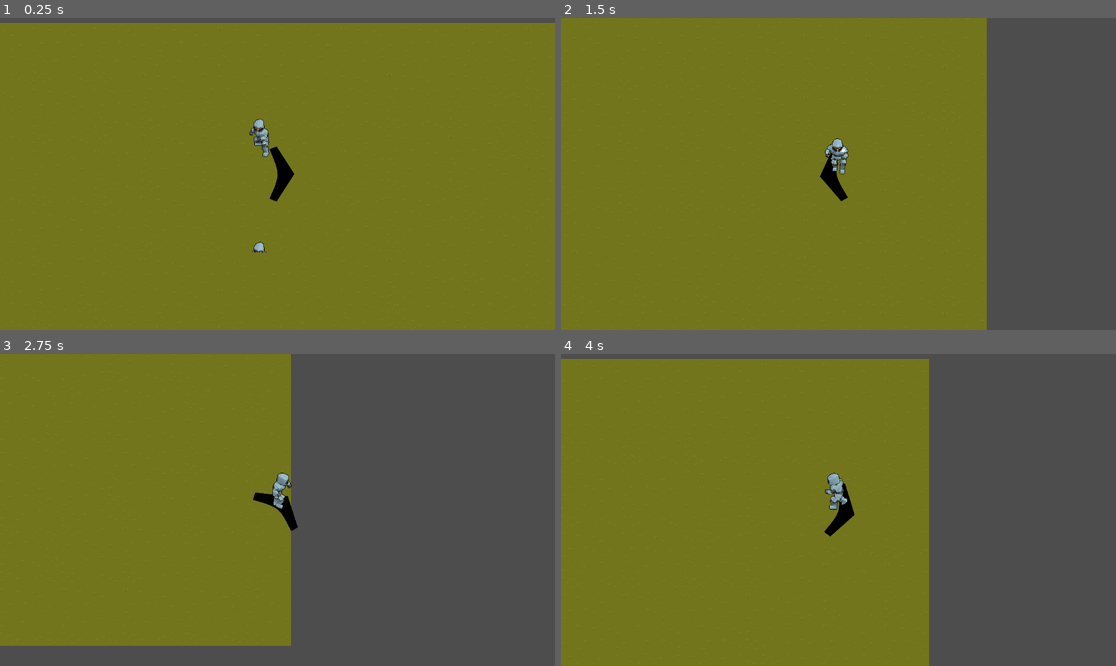
Above: before the commit, frames 1-4 (two rows, left to right).
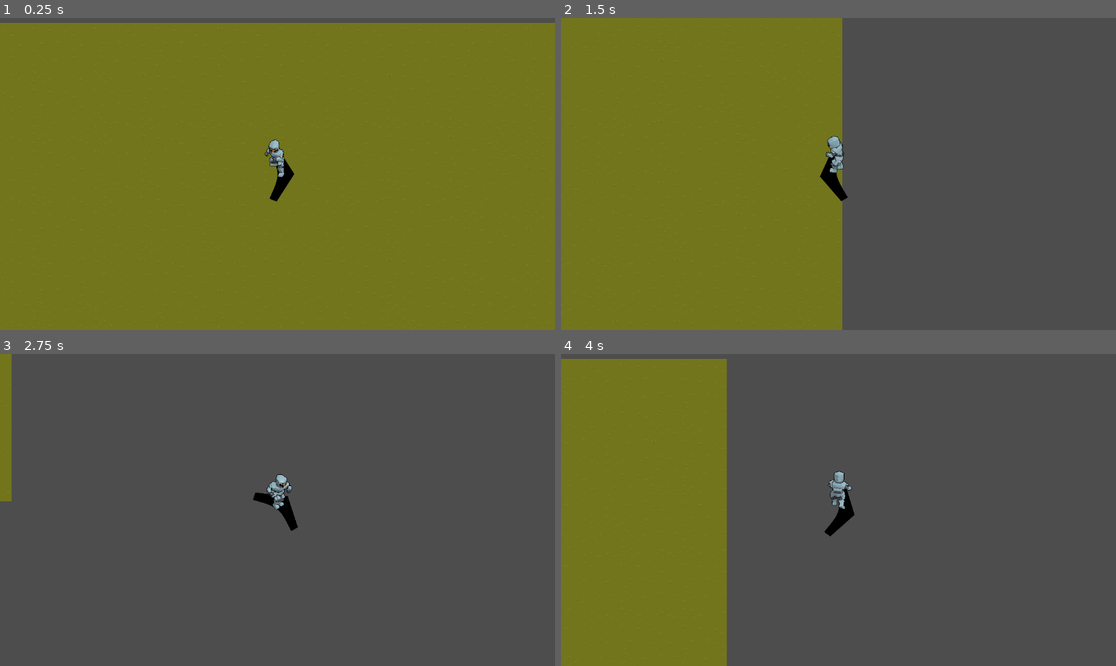
Above: after the commit, the same moments.

Repository: GabrielAsafe/gdt-topdown-
Game: Godot game, scene res://level_1.tscn
Same seed, same stepped clock (60 frames per second), same inputs: the game is played once before the commit and once after it.
Inputs (mouse positions are in pixels of both pictures, inside the frame that each line leads up to):
- Up to frame 1 (0.25 s): no input
- Up to frame 2 (1.5 s): move the mouse to (960, 158) at 0.52 s; hold D (right) 0.53-1.28 s; move the mouse to (727, 189) at 1.27 s; hold S (down) from 1.28 s (still down)
- Up to frame 3 (2.75 s): move the mouse to (333, 441) at 2.02 s; release S (down) at 2.03 s; hold D (right) from 2.03 s (still down)
- Up to frame 4 (4 s): move the mouse to (810, 572) at 2.77 s; release D (right) at 2.78 s; hold W (up) 2.78-3.53 s; move the mouse to (1005, 556) at 3.52 s; hold A (left) from 3.53 s (still down)

The runs differ from the first frame. In frame 1, 0.5% of the frame differs, in the area x 44-52%, y 32-76%; in frame 2, 26%; in frame 3, 48%, in the area x 0-53%, y 0-94%; in frame 4, 36%.

Commit message:
movimenação em 8 direções atualizado

Diff:
--- a/player.gd
+++ b/player.gd
@@ -1,64 +1,81 @@
 extends CharacterBody2D
 
 var speed = 400  # speed in pixels/sec
+var prevAnim = "a"
 
-
-func movePlayer():
+func movePlayer(delta):
 	var direction = Input.get_vector("left", "right", "up", "down")
 	var rDirecrion = round(direction)
 	var numAnim = "0"
-	velocity = direction * speed
-
-	if(direction == Vector2(0,0)):
-		#print("idel")
-		$AnimationPlayer.pause()
-
-	if(direction == Vector2(0,-1)):
-		#$AnimationPlayer.play("attackdir4")
-		#$AnimationPlayer.play("WalkDir4")
-		#print("cima")
-
-		numAnim = "4"
-	if(direction == Vector2(0,1)):
-		#$AnimationPlayer.play("attackdir8")
-		#$AnimationPlayer.play("WalkDir8")
-		#print("baixo")
-
-		numAnim = "8"
-	if(direction == Vector2(1,0)):
-		#$AnimationPlayer.play("attackdir6")
-		#$AnimationPlayer.play("WalkDir6")
-		#print("direita")
-		numAnim = "6"
-	if(direction == Vector2(-1,0)):
-		#$AnimationPlayer.play("attackdir2")
-		#$AnimationPlayer.play("WalkDir2")
-		#print("esquerda")
-		numAnim = "2"
+	velocity = direction  * speed
 
 
 
-	if(rDirecrion == Vector2(-1, 1)):
-		#print("S A")
-		#$AnimationPlayer.play("WalkDir1")
-		numAnim = "1"
-	if(rDirecrion == Vector2(1, 1)):
-		#print("sd")
-		#$AnimationPlayer.play("WalkDir7")
-		numAnim = "7"
-	if(rDirecrion == Vector2(1, -1) ):
-		#print("WD")
-		#$AnimationPlayer.play("WalkDir5")
-		numAnim = "5"
-	if(rDirecrion == Vector2(-1, -1)):
-		#print("w a")
-		#$AnimationPlayer.play("WalkDir3")
-		numAnim = "3"
+	if(direction == Vector2(0,0)):
+		if(prevAnim == "1"):
+			$AnimationPlayer.play("IdlAnimatio1")
+		if(prevAnim == "2"):
+			$AnimationPlayer.play("IdlAnimatio2")
+		if(prevAnim == "3"):
+			$AnimationPlayer.play("IdlAnimatio3")
+		if(prevAnim == "4"):
+			$AnimationPlayer.play("IdlAnimatio4")
+		if(prevAnim == "5"):
+			$AnimationPlayer.play("IdlAnimatio5")
+		if(prevAnim == "6"):
+			$AnimationPlayer.play("IdlAnimatio6")
+		if(prevAnim == "7"):
+			$AnimationPlayer.play("IdlAnimatio7")
+		if(prevAnim == "8"):
+			$AnimationPlayer.play("IdlAnimatio8")
+	else:
+		if(direction == Vector2(0,-1)):#print("cima")
+			numAnim  ="4"
+			prevAnim = numAnim
+		if(direction == Vector2(0,1)):#print("baixo")
+			numAnim = "8"
+			prevAnim = numAnim
+		if(direction == Vector2(1,0)):#print("direita")
+			numAnim = "6"
+			prevAnim = numAnim
+		if(direction == Vector2(-1,0)):#print("esquerda")
+			numAnim = "2"
+			prevAnim = numAnim
+		if(rDirecrion == Vector2(-1, 1)):#print("S A")
+			numAnim = "1"
+			prevAnim = numAnim
+		if(rDirecrion == Vector2(1, 1)):#print("sd")
+			numAnim = "7"
+			prevAnim = numAnim
+		if(rDirecrion == Vector2(1, -1) ):#print("WD")
+			numAnim = "5"
+			prevAnim = numAnim
+		if(rDirecrion == Vector2(-1, -1)):#print("w a")
+			numAnim = "3"
+			prevAnim = numAnim
 
 
-	$AnimationPlayer.play("WalkDir"+numAnim)
+		$AnimationPlayer.play("WalkDir"+numAnim)
 
 
+
+func constrols(delta):
+	var a = 1
+	var current_animation = "IdlAnimatio"
+	#var input_dir = Vector2.ZERO
+	var input_dir = Input.get_vector("left", "right", "up", "down")
+	#direction = input_dir.normalized()
+
+
+	if input_dir.length() != 0:
+		a = input_dir.angle() / (PI/4)
+		a = wrapi(int(a), 1, 8)
+		current_animation = "WalkDir"
+
+	velocity = input_dir  * speed
+	move_and_slide()
+	$AnimationPlayer.play(current_animation + str(a))
+
 func _physics_process(delta):
-	movePlayer()
+	constrols(delta)
 	move_and_slide()
--- a/player.tscn
+++ b/player.tscn
@@ -6,6 +6,8 @@
 [ext_resource type="Texture2D" uid="uid://cmingat5eqye" path="res://KnightBasic/Attack/Knight_Attack_dir5.png" id="2_tb3bo"]
 [ext_resource type="Texture2D" uid="uid://bkf6inbjxn24b" path="res://KnightBasic/Attack/Knight_Attack_dir2.png" id="2_wns7s"]
 [ext_resource type="Texture2D" uid="uid://ddqdaaxxcooc5" path="res://KnightBasic/Attack/Knight_Attack_dir3.png" id="2_xsy1t"]
+[ext_resource type="Texture2D" uid="uid://c8a7nphuqxs4x" path="res://KnightBasic/Idle/Knight_Idle_dir7.png" id="3_gdi34"]
+[ext_resource type="Texture2D" uid="uid://dg87ou5mey4oa" path="res://KnightBasic/Idle/Knight_Idle_dir3.png" id="3_kosk4"]
 [ext_resource type="Texture2D" uid="uid://gfrcp7dn770o" path="res://KnightBasic/Idle/Knight_Idle_dir8.png" id="3_vuvec"]
 [ext_resource type="Texture2D" uid="uid://dcx17y4ft1h8h" path="res://KnightBasic/Attack/Knight_Attack_dir4.png" id="6_3fkjm"]
 [ext_resource type="Texture2D" uid="uid://jxtnh0fndt06" path="res://KnightBasic/Attack/Knight_Attack_dir6.png" id="7_fgdhi"]
@@ -19,6 +21,10 @@
 [ext_resource type="Texture2D" uid="uid://gkxpaoxkkjn4" path="res://KnightBasic/Walk/Knight_Walk_dir6.png" id="16_pb205"]
 [ext_resource type="Texture2D" uid="uid://46nj8ymfm0gc" path="res://KnightBasic/Walk/Knight_Walk_dir7.png" id="17_ughmr"]
 [ext_resource type="PackedScene" uid="uid://cl0sd7ynb3aml" path="res://arrow.tscn" id="18_r0g6a"]
+[ext_resource type="Texture2D" uid="uid://fs68rmxgvdbo" path="res://KnightBasic/Idle/Knight_Idle_dir2.png" id="21_4nhnw"]
+[ext_resource type="Texture2D" uid="uid://5ahy77votda2" path="res://KnightBasic/Idle/Knight_Idle_dir4.png" id="22_p5noq"]
+[ext_resource type="Texture2D" uid="uid://drmb43qsybsam" path="res://KnightBasic/Idle/Knight_Idle_dir5.png" id="24_kdv01"]
+[ext_resource type="Texture2D" uid="uid://dl40lummpyi58" path="res://KnightBasic/Idle/Knight_Idle_dir6.png" id="25_lkghs"]
 
 [sub_resource type="RectangleShape2D" id="RectangleShape2D_lj8p3"]
 size = Vector2(51, 87.75)
@@ -939,9 +945,387 @@
 "values": [4]
 }
 
+[sub_resource type="Animation" id="Animation_felmo"]
+resource_name = "IdlAnimatio2"
+length = 1.8
+loop_mode = 1
+tracks/0/type = "value"
+tracks/0/imported = false
+tracks/0/enabled = true
+tracks/0/path = NodePath(".:frame")
+tracks/0/interp = 1
+tracks/0/loop_wrap = true
+tracks/0/keys = {
+"times": PackedFloat32Array(0, 0.1, 0.2, 0.3, 0.4, 0.5, 0.6, 0.7, 0.8, 0.9, 1, 1.1, 1.2, 1.3, 1.4, 1.5, 1.6, 1.7),
+"transitions": PackedFloat32Array(1, 1, 1, 1, 1, 1, 1, 1, 1, 1, 1, 1, 1, 1, 1, 1, 1, 1),
+"update": 1,
+"values": [0, 1, 2, 3, 4, 5, 6, 7, 8, 9, 10, 11, 12, 13, 13, 14, 15, 16]
+}
+tracks/1/type = "value"
+tracks/1/imported = false
+tracks/1/enabled = true
+tracks/1/path = NodePath(".:texture")
+tracks/1/interp = 1
+tracks/1/loop_wrap = true
+tracks/1/keys = {
+"times": PackedFloat32Array(0),
+"transitions": PackedFloat32Array(1),
+"update": 1,
+"values": [ExtResource("21_4nhnw")]
+}
+tracks/2/type = "value"
+tracks/2/imported = false
+tracks/2/enabled = true
+tracks/2/path = NodePath(".:hframes")
+tracks/2/interp = 1
+tracks/2/loop_wrap = true
+tracks/2/keys = {
+"times": PackedFloat32Array(0.00232568),
+"transitions": PackedFloat32Array(1),
+"update": 1,
+"values": [5]
+}
+tracks/3/type = "value"
+tracks/3/imported = false
+tracks/3/enabled = true
+tracks/3/path = NodePath(".:vframes")
+tracks/3/interp = 1
+tracks/3/loop_wrap = true
+tracks/3/keys = {
+"times": PackedFloat32Array(0.00232568),
+"transitions": PackedFloat32Array(1),
+"update": 1,
+"values": [4]
+}
+
+[sub_resource type="Animation" id="Animation_xfa0s"]
+resource_name = "IdlAnimatio3"
+length = 1.8
+loop_mode = 1
+tracks/0/type = "value"
+tracks/0/imported = false
+tracks/0/enabled = true
+tracks/0/path = NodePath(".:frame")
+tracks/0/interp = 1
+tracks/0/loop_wrap = true
+tracks/0/keys = {
+"times": PackedFloat32Array(0, 0.1, 0.2, 0.3, 0.4, 0.5, 0.6, 0.7, 0.8, 0.9, 1, 1.1, 1.2, 1.3, 1.4, 1.5, 1.6, 1.7),
+"transitions": PackedFloat32Array(1, 1, 1, 1, 1, 1, 1, 1, 1, 1, 1, 1, 1, 1, 1, 1, 1, 1),
+"update": 1,
+"values": [0, 1, 2, 3, 4, 5, 6, 7, 8, 9, 10, 11, 12, 13, 13, 14, 15, 16]
+}
+tracks/1/type = "value"
+tracks/1/imported = false
+tracks/1/enabled = true
+tracks/1/path = NodePath(".:texture")
+tracks/1/interp = 1
+tracks/1/loop_wrap = true
+tracks/1/keys = {
+"times": PackedFloat32Array(0),
+"transitions": PackedFloat32Array(1),
+"update": 1,
+"values": [ExtResource("3_kosk4")]
+}
+tracks/2/type = "value"
+tracks/2/imported = false
+tracks/2/enabled = true
+tracks/2/path = NodePath(".:hframes")
+tracks/2/interp = 1
+tracks/2/loop_wrap = true
+tracks/2/keys = {
+"times": PackedFloat32Array(0.00232568),
+"transitions": PackedFloat32Array(1),
+"update": 1,
+"values": [5]
+}
+tracks/3/type = "value"
+tracks/3/imported = false
+tracks/3/enabled = true
+tracks/3/path = NodePath(".:vframes")
+tracks/3/interp = 1
+tracks/3/loop_wrap = true
+tracks/3/keys = {
+"times": PackedFloat32Array(0.00232568),
+"transitions": PackedFloat32Array(1),
+"update": 1,
+"values": [4]
+}
+
+[sub_resource type="Animation" id="Animation_8syx6"]
+resource_name = "IdlAnimatio4"
+length = 1.8
+loop_mode = 1
+tracks/0/type = "value"
+tracks/0/imported = false
+tracks/0/enabled = true
+tracks/0/path = NodePath(".:frame")
+tracks/0/interp = 1
+tracks/0/loop_wrap = true
+tracks/0/keys = {
+"times": PackedFloat32Array(0, 0.1, 0.2, 0.3, 0.4, 0.5, 0.6, 0.7, 0.8, 0.9, 1, 1.1, 1.2, 1.3, 1.4, 1.5, 1.6, 1.7),
+"transitions": PackedFloat32Array(1, 1, 1, 1, 1, 1, 1, 1, 1, 1, 1, 1, 1, 1, 1, 1, 1, 1),
+"update": 1,
+"values": [0, 1, 2, 3, 4, 5, 6, 7, 8, 9, 10, 11, 12, 13, 13, 14, 15, 16]
+}
+tracks/1/type = "value"
+tracks/1/imported = false
+tracks/1/enabled = true
+tracks/1/path = NodePath(".:texture")
+tracks/1/interp = 1
+tracks/1/loop_wrap = true
+tracks/1/keys = {
+"times": PackedFloat32Array(0),
+"transitions": PackedFloat32Array(1),
+"update": 1,
+"values": [ExtResource("22_p5noq")]
+}
+tracks/2/type = "value"
+tracks/2/imported = false
+tracks/2/enabled = true
+tracks/2/path = NodePath(".:hframes")
+tracks/2/interp = 1
+tracks/2/loop_wrap = true
+tracks/2/keys = {
+"times": PackedFloat32Array(0.00232568),
+"transitions": PackedFloat32Array(1),
+"update": 1,
+"values": [5]
+}
+tracks/3/type = "value"
+tracks/3/imported = false
+tracks/3/enabled = true
+tracks/3/path = NodePath(".:vframes")
+tracks/3/interp = 1
+tracks/3/loop_wrap = true
+tracks/3/keys = {
+"times": PackedFloat32Array(0.00232568),
+"transitions": PackedFloat32Array(1),
+"update": 1,
+"values": [4]
+}
+
+[sub_resource type="Animation" id="Animation_vbv4a"]
+resource_name = "IdlAnimatio5"
+length = 1.8
+loop_mode = 1
+tracks/0/type = "value"
+tracks/0/imported = false
+tracks/0/enabled = true
+tracks/0/path = NodePath(".:frame")
+tracks/0/interp = 1
+tracks/0/loop_wrap = true
+tracks/0/keys = {
+"times": PackedFloat32Array(0, 0.1, 0.2, 0.3, 0.4, 0.5, 0.6, 0.7, 0.8, 0.9, 1, 1.1, 1.2, 1.3, 1.4, 1.5, 1.6, 1.7),
+"transitions": PackedFloat32Array(1, 1, 1, 1, 1, 1, 1, 1, 1, 1, 1, 1, 1, 1, 1, 1, 1, 1),
+"update": 1,
+"values": [0, 1, 2, 3, 4, 5, 6, 7, 8, 9, 10, 11, 12, 13, 13, 14, 15, 16]
+}
+tracks/1/type = "value"
+tracks/1/imported = false
+tracks/1/enabled = true
+tracks/1/path = NodePath(".:texture")
+tracks/1/interp = 1
+tracks/1/loop_wrap = true
+tracks/1/keys = {
+"times": PackedFloat32Array(0),
+"transitions": PackedFloat32Array(1),
+"update": 1,
+"values": [ExtResource("24_kdv01")]
+}
+tracks/2/type = "value"
+tracks/2/imported = false
+tracks/2/enabled = true
+tracks/2/path = NodePath(".:hframes")
+tracks/2/interp = 1
+tracks/2/loop_wrap = true
+tracks/2/keys = {
+"times": PackedFloat32Array(0.00232568),
+"transitions": PackedFloat32Array(1),
+"update": 1,
+"values": [5]
+}
+tracks/3/type = "value"
+tracks/3/imported = false
+tracks/3/enabled = true
+tracks/3/path = NodePath(".:vframes")
+tracks/3/interp = 1
+tracks/3/loop_wrap = true
+tracks/3/keys = {
+"times": PackedFloat32Array(0.00232568),
+"transitions": PackedFloat32Array(1),
+"update": 1,
+"values": [4]
+}
+
+[sub_resource type="Animation" id="Animation_wcwy6"]
+resource_name = "IdlAnimatio6"
+length = 1.8
+loop_mode = 1
+tracks/0/type = "value"
+tracks/0/imported = false
+tracks/0/enabled = true
+tracks/0/path = NodePath(".:frame")
+tracks/0/interp = 1
+tracks/0/loop_wrap = true
+tracks/0/keys = {
+"times": PackedFloat32Array(0, 0.1, 0.2, 0.3, 0.4, 0.5, 0.6, 0.7, 0.8, 0.9, 1, 1.1, 1.2, 1.3, 1.4, 1.5, 1.6, 1.7),
+"transitions": PackedFloat32Array(1, 1, 1, 1, 1, 1, 1, 1, 1, 1, 1, 1, 1, 1, 1, 1, 1, 1),
+"update": 1,
+"values": [0, 1, 2, 3, 4, 5, 6, 7, 8, 9, 10, 11, 12, 13, 13, 14, 15, 16]
+}
+tracks/1/type = "value"
+tracks/1/imported = false
+tracks/1/enabled = true
+tracks/1/path = NodePath(".:texture")
+tracks/1/interp = 1
+tracks/1/loop_wrap = true
+tracks/1/keys = {
+"times": PackedFloat32Array(0),
+"transitions": PackedFloat32Array(1),
+"update": 1,
+"values": [ExtResource("25_lkghs")]
+}
+tracks/2/type = "value"
+tracks/2/imported = false
+tracks/2/enabled = true
+tracks/2/path = NodePath(".:hframes")
+tracks/2/interp = 1
+tracks/2/loop_wrap = true
+tracks/2/keys = {
+"times": PackedFloat32Array(0.00232568),
+"transitions": PackedFloat32Array(1),
+"update": 1,
+"values": [5]
+}
+tracks/3/type = "value"
+tracks/3/imported = false
+tracks/3/enabled = true
+tracks/3/path = NodePath(".:vframes")
+tracks/3/interp = 1
+tracks/3/loop_wrap = true
+tracks/3/keys = {
+"times": PackedFloat32Array(0.00232568),
+"transitions": PackedFloat32Array(1),
+"update": 1,
+"values": [4]
+}
+
+[sub_resource type="Animation" id="Animation_smldw"]
+resource_name = "IdlAnimatio7"
+length = 1.8
+loop_mode = 1
+tracks/0/type = "value"
+tracks/0/imported = false
+tracks/0/enabled = true
+tracks/0/path = NodePath(".:frame")
+tracks/0/interp = 1
+tracks/0/loop_wrap = true
+tracks/0/keys = {
+"times": PackedFloat32Array(0, 0.1, 0.2, 0.3, 0.4, 0.5, 0.6, 0.7, 0.8, 0.9, 1, 1.1, 1.2, 1.3, 1.4, 1.5, 1.6, 1.7),
+"transitions": PackedFloat32Array(1, 1, 1, 1, 1, 1, 1, 1, 1, 1, 1, 1, 1, 1, 1, 1, 1, 1),
+"update": 1,
+"values": [0, 1, 2, 3, 4, 5, 6, 7, 8, 9, 10, 11, 12, 13, 13, 14, 15, 16]
+}
+tracks/1/type = "value"
+tracks/1/imported = false
+tracks/1/enabled = true
+tracks/1/path = NodePath(".:texture")
+tracks/1/interp = 1
+tracks/1/loop_wrap = true
+tracks/1/keys = {
+"times": PackedFloat32Array(0),
+"transitions": PackedFloat32Array(1),
+"update": 1,
+"values": [ExtResource("3_gdi34")]
+}
+tracks/2/type = "value"
+tracks/2/imported = false
+tracks/2/enabled = true
+tracks/2/path = NodePath(".:hframes")
+tracks/2/interp = 1
+tracks/2/loop_wrap = true
+tracks/2/keys = {
+"times": PackedFloat32Array(0.00232568),
+"transitions": PackedFloat32Array(1),
+"update": 1,
+"values": [5]
+}
+tracks/3/type = "value"
+tracks/3/imported = false
+tracks/3/enabled = true
+tracks/3/path = NodePath(".:vframes")
+tracks/3/interp = 1
+tracks/3/loop_wrap = true
+tracks/3/keys = {
+"times": PackedFloat32Array(0.00232568),
+"transitions": PackedFloat32Array(1),
+"update": 1,
+"values": [4]
+}
+
+[sub_resource type="Animation" id="Animation_53fyk"]
+resource_name = "IdlAnimatio8"
+length = 1.8
+loop_mode = 1
+tracks/0/type = "value"
+tracks/0/imported = false
+tracks/0/enabled = true
+tracks/0/path = NodePath(".:frame")
+tracks/0/interp = 1
+tracks/0/loop_wrap = true
+tracks/0/keys = {
+"times": PackedFloat32Array(0, 0.1, 0.2, 0.3, 0.4, 0.5, 0.6, 0.7, 0.8, 0.9, 1, 1.1, 1.2, 1.3, 1.4, 1.5, 1.6, 1.7),
+"transitions": PackedFloat32Array(1, 1, 1, 1, 1, 1, 1, 1, 1, 1, 1, 1, 1, 1, 1, 1, 1, 1),
+"update": 1,
+"values": [0, 1, 2, 3, 4, 5, 6, 7, 8, 9, 10, 11, 12, 13, 13, 14, 15, 16]
+}
+tracks/1/type = "value"
+tracks/1/imported = false
+tracks/1/enabled = true
+tracks/1/path = NodePath(".:texture")
+tracks/1/interp = 1
+tracks/1/loop_wrap = true
+tracks/1/keys = {
+"times": PackedFloat32Array(0),
+"transitions": PackedFloat32Array(1),
+"update": 1,
+"values": [ExtResource("3_vuvec")]
+}
+tracks/2/type = "value"
+tracks/2/imported = false
+tracks/2/enabled = true
+tracks/2/path = NodePath(".:hframes")
+tracks/2/interp = 1
+tracks/2/loop_wrap = true
+tracks/2/keys = {
+"times": PackedFloat32Array(0.00232568),
+"transitions": PackedFloat32Array(1),
+"update": 1,
+"values": [5]
+}
+tracks/3/type = "value"
+tracks/3/imported = false
+tracks/3/enabled = true
+tracks/3/path = NodePath(".:vframes")
+tracks/3/interp = 1
+tracks/3/loop_wrap = true
+tracks/3/keys = {
+"times": PackedFloat32Array(0.00232568),
+"transitions": PackedFloat32Array(1),
+"update": 1,
+"values": [4]
+}
+
 [sub_resource type="AnimationLibrary" id="AnimationLibrary_whihd"]
 _data = {
 "IdlAnimatio1": SubResource("Animation_vq6wr"),
+"IdlAnimatio2": SubResource("Animation_felmo"),
+"IdlAnimatio3": SubResource("Animation_xfa0s"),
+"IdlAnimatio4": SubResource("Animation_8syx6"),
+"IdlAnimatio5": SubResource("Animation_vbv4a"),
+"IdlAnimatio6": SubResource("Animation_wcwy6"),
+"IdlAnimatio7": SubResource("Animation_smldw"),
+"IdlAnimatio8": SubResource("Animation_53fyk"),
 "RESET": SubResource("Animation_o0a5g"),
 "WalkDir1": SubResource("Animation_0vmrv"),
 "WalkDir2": SubResource("Animation_c358j"),
@@ -974,13 +1358,12 @@
 
 [node name="Sprite2D" type="Sprite2D" parent="."]
 position = Vector2(0, -8)
-texture = ExtResource("10_leso1")
-hframes = 4
-vframes = 3
+texture = ExtResource("3_vuvec")
+hframes = 5
+vframes = 4
 
 [node name="AnimationPlayer" type="AnimationPlayer" parent="."]
 root_node = NodePath("../Sprite2D")
-autoplay = "IdlAnimatio1"
 libraries = {
 "": SubResource("AnimationLibrary_whihd")
 }
Binary file added: directions.png
Not shown, added: directions.png.import
Not shown: 1 places in player.tscn that only renumber resources
